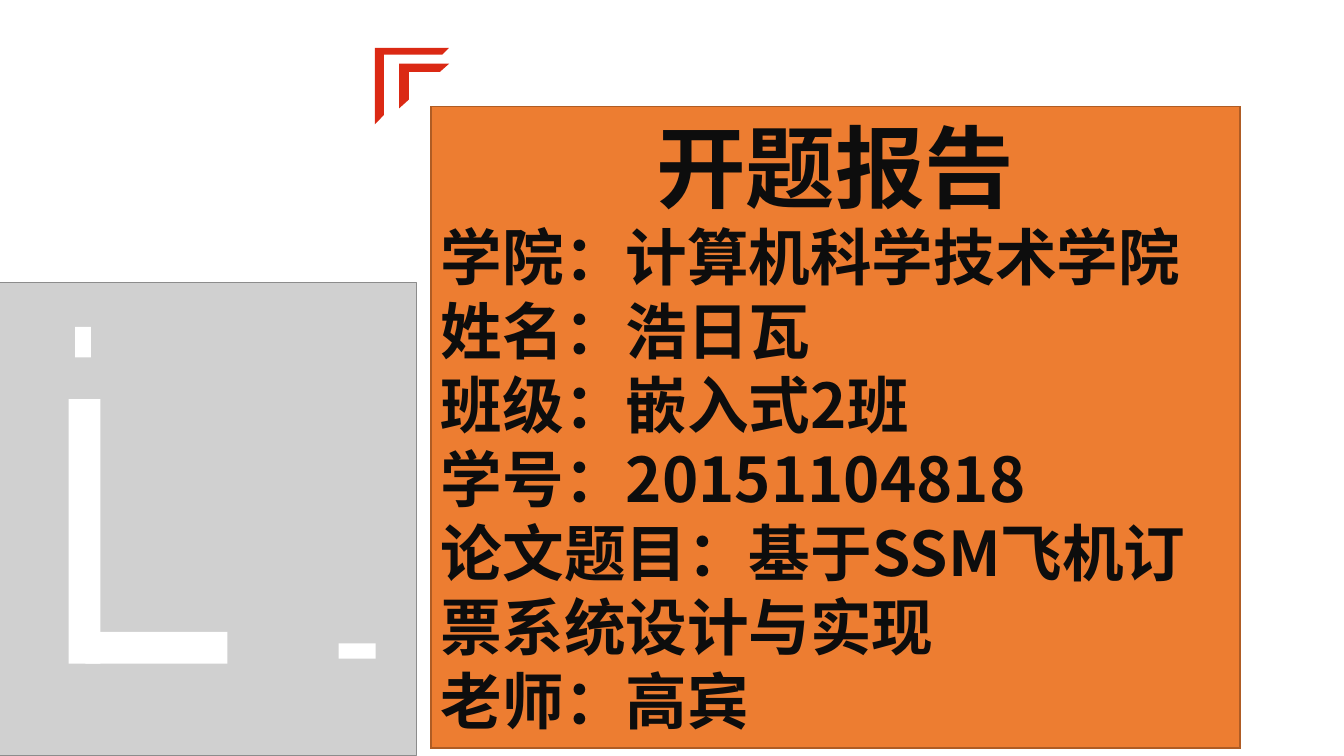
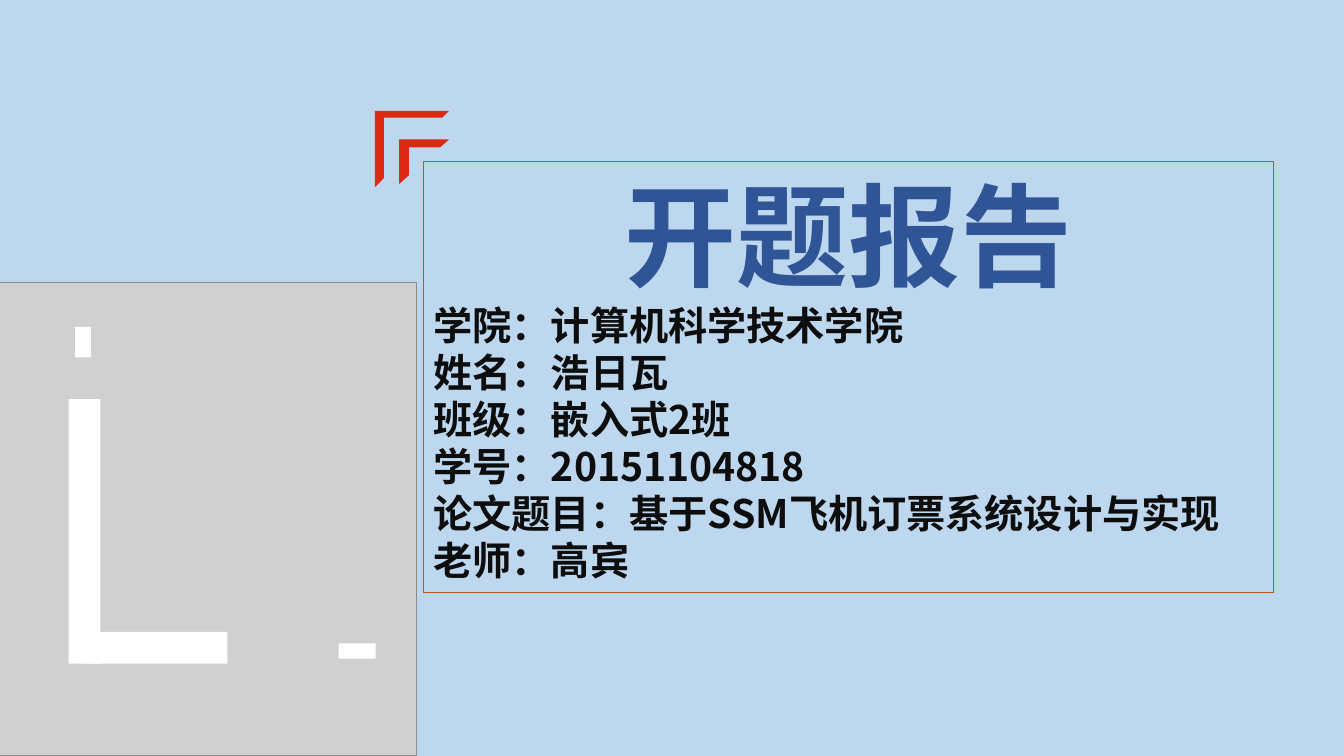
Before and after one commit to Henry0227/Imnujava, a slide deck: slide 1 of 20151104818_haoriwa_airplane/毕设资料/浩日瓦.pptx. Drawn at 1344x756 pixels with LibreOffice and Linux fonts; fonts in the diff are those of the drawing; grey boxes stand for pictures. Boxes give left, top, right and bottom in pixels: in the first picture for what was removed or moved away, otherwise in the second. Text is boxed around its words. In the diff, an @@ line names an element or a change of style, - is before the commit and + after.

```diff
--- a/20151104818_haoriwa_airplane/毕设资料/浩日瓦.pptx
+++ b/20151104818_haoriwa_airplane/毕设资料/浩日瓦.pptx
@@ background #FFFFFF to #BDD7EE @@
@@ half frame: place and size @@
-half frame at [376,48,448,122]
+half frame at [376,112,448,186]
@@ half frame: place and size @@
-half frame at [400,65,448,107]
+half frame at [400,140,448,182]
@@ rectangle "开题报告": place and size @@
-rectangle "开题报告" at [432,107,1241,748]
+rectangle "开题报告" at [423,161,1273,592]
@@ rectangle "开题报告" at [423,161,1273,592]: size 64 to 80 pt, font Noto Sans CJK JP to Noto Sans CJK SC, text colour #0D0D0D to #2F5597 in "开题报告"; size 44 to 28 pt; fill #ED7D31 to #BDD7EE @@
```
Also in this commit, not shown: 4 other slides changed, 3 slides added, 1 slide removed, 11 other files.
